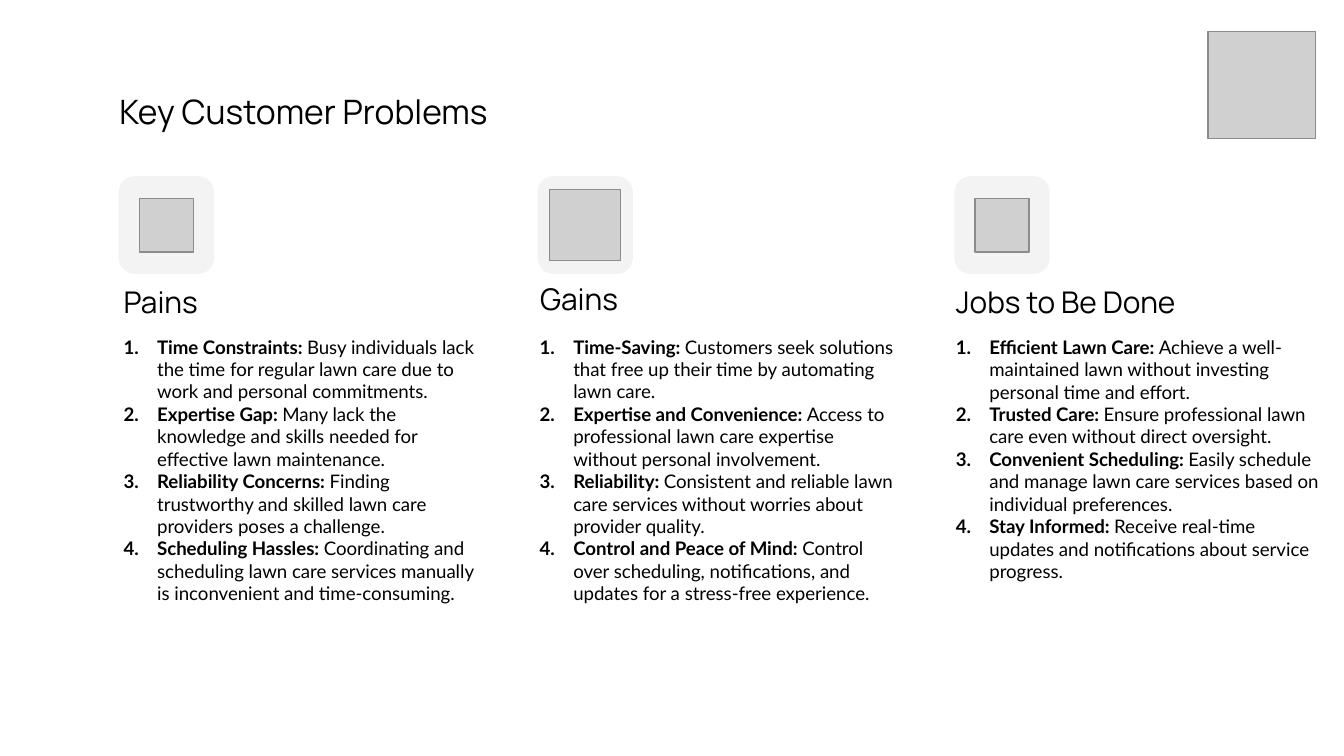
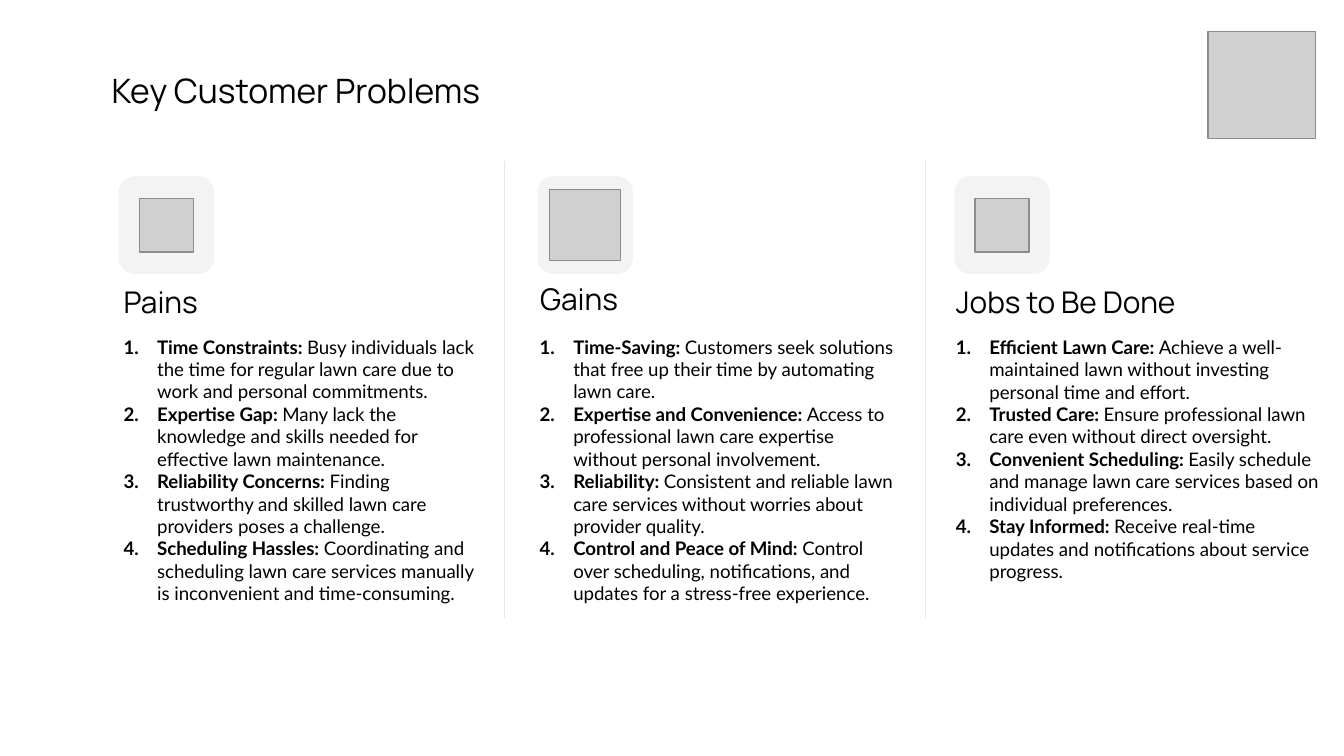
Before and after one commit to gasserahmed/VT-MIT, a slide deck: slide 5 of MGT5824-Tech-based Entrepreneurship/Assignments/Final Venture Concept Pitch/gasser18-final_pitch_slides.pptx. Drawn at 1344x756 pixels with LibreOffice and Linux fonts; fonts in the diff are those of the drawing; grey boxes stand for pictures. Boxes give left, top, right and bottom in pixels: in the first picture for what was removed or moved away, otherwise in the second. Text is boxed around its words. In the diff, an @@ line names an element or a change of style, - is before the commit and + after.

```diff
--- a/MGT5824-Tech-based Entrepreneurship/Assignments/Final Venture Concept Pitch/gasser18-final_pitch_slides.pptx
+++ b/MGT5824-Tech-based Entrepreneurship/Assignments/Final Venture Concept Pitch/gasser18-final_pitch_slides.pptx
@@ title "Key Customer Problems": place and size @@
-title "Key Customer Problems" at [119,99,488,132]
+title "Key Customer Problems" at [112,78,480,111]
@@ line added from (504, 161) to (504, 618), #E8E8E8 1 pt @@
@@ line added from (926, 161) to (926, 618), #E8E8E8 1 pt @@
```
Also in this commit, not shown: 9 other slides changed, 1 slide added, 9 slides removed, 1 other file.
